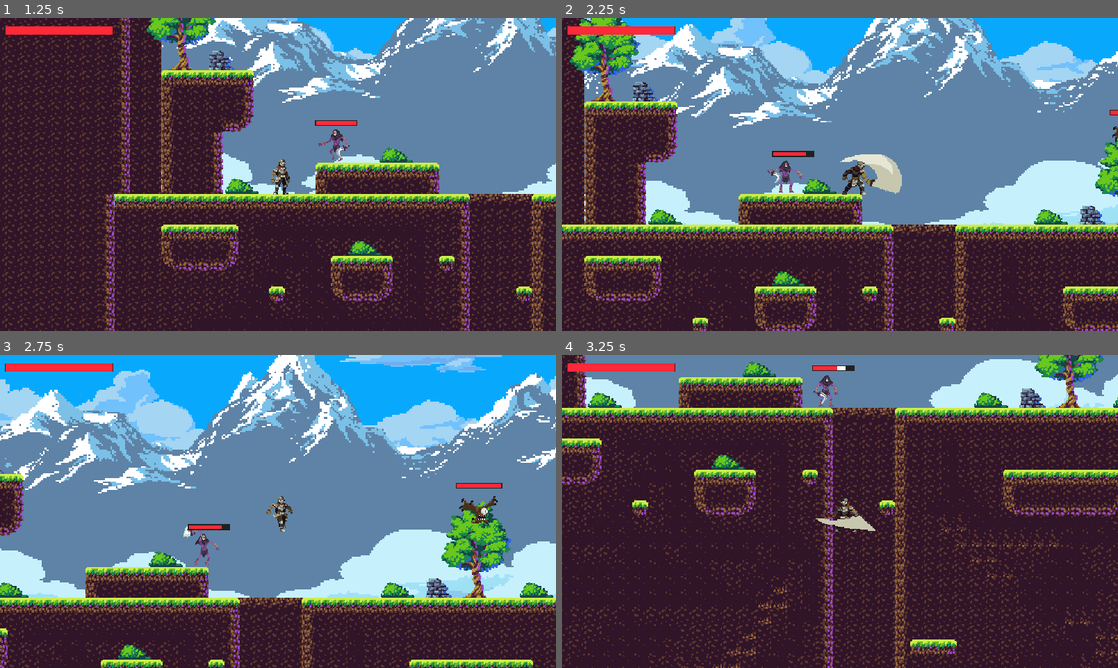
Above: before the commit, frames 1-4 (two rows, left to right).
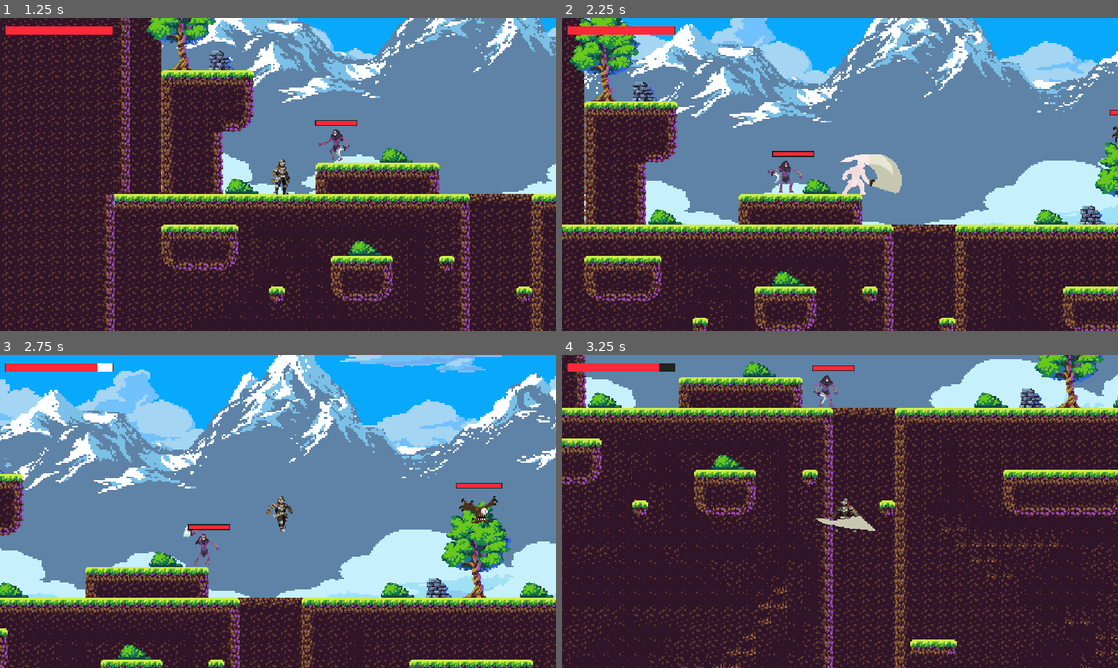
Above: after the commit, the same moments.

Repository: timowenz/stormbringer-trials
Game: Godot game, scene res://scenes/Menu.tscn
The game is run twice, just before and just after one commit, with the same random seed, the same clock (stepped at 60 frames per second) and the same inputs.
Inputs:
- Up to frame 1 (1.25 s): click "Play!" at 0.5 s
- Up to frame 2 (2.25 s): tap Enter (ui_accept) at 1.25, 1.52 s; hold Right (ui_right) from 1.28 s (still down); tap Q (attack) at 1.35, 2.1 s
- Up to frame 3 (2.75 s): keep holding Right (ui_right); tap Enter (ui_accept) at 2.27 s
- Up to frame 4 (3.25 s): release Right (ui_right) at 2.78 s; hold Left (ui_left) from 2.78 s (still down); tap W (attack2) at 2.85 s; tap Q (attack) at 3.05 s

Frame 1 is identical in both runs. In frame 2, 0.3% of the frame differs, in the area x 43-56%, y 42-57%; in frame 3, less than 0.1%; in frame 4, 0.1%.

Commit message:
fix: animation of BringerOfDeath

Diff:
--- a/scripts/BringerOfDeath.gd
+++ b/scripts/BringerOfDeath.gd
@@ -3,7 +3,7 @@
 const SPEED = 150
 const GRAVITY = 25
 const JUMP_HEIGHT = 400
-var health = 100
+var health = 200
 var player = null
 var player_chase = false
 var damage = 15
@@ -66,6 +66,5 @@
 func _on_animated_sprite_2d_animation_finished():
 	if ($AnimatedSprite2D.animation == "hurt" and player.position.distance_to(position) < 50):
 		$AnimatedSprite2D.play("attack")
-	elif ($AnimatedSprite2D.animation == "attack"):
-		$AnimatedSprite2D.play("attack")
+	if ($AnimatedSprite2D.animation != "hurt"):
 		player.take_damage(damage)
--- a/scripts/Player.gd
+++ b/scripts/Player.gd
@@ -251,7 +251,9 @@
 	if body.name != "TileMap":
 		print("damage taken")
 		body.take_damage(damage)
-		body.animation.play("hurt")
+		# TODO: do this for all enemies
+		if body.name == "BringerOfDeath":
+			body.animation.play("hurt")
 
 func hit():
 	if is_damaged:
